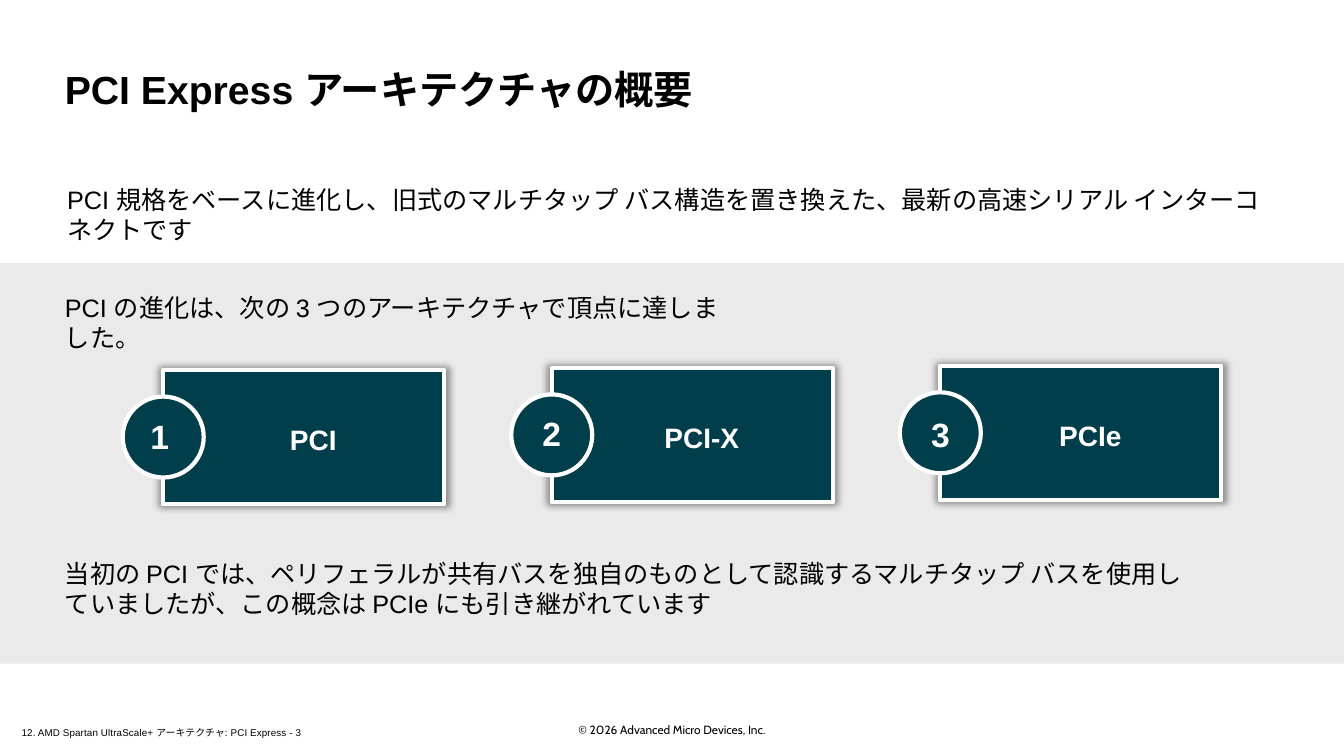
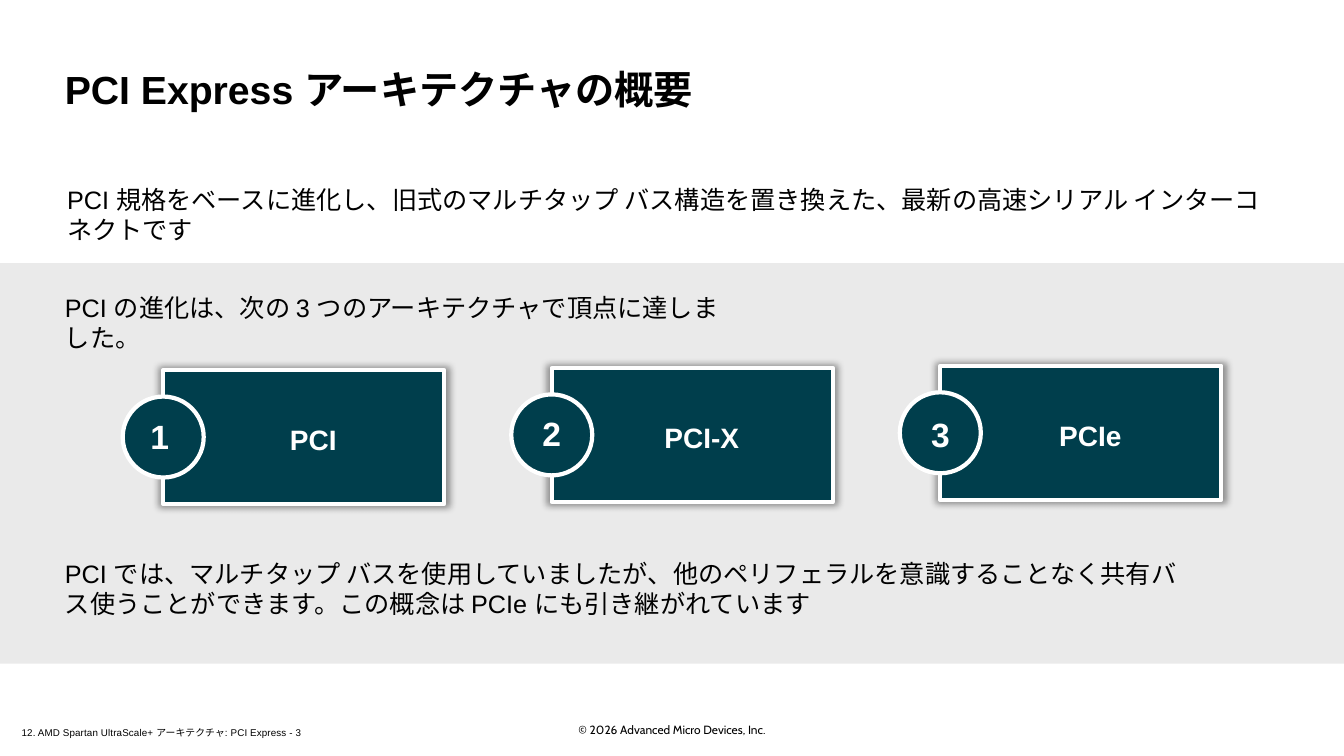
Before and after one commit to hdlabjk/spusp, a slide deck: slide 3 of doc/slides_docx/12. AMD Spartan UltraScale+ Architecture PCI Express_ILT_translated_ja.pptx. Drawn at 1344x756 pixels with LibreOffice and Linux fonts; fonts in the diff are those of the drawing; background and template pictures are left out. Boxes give left, top, right and bottom in pixels: in the first picture for what was removed or moved away, otherwise in the second. Text is boxed around its words. In the diff, an @@ line names an element or a change of style, - is before the commit and + after.

```diff
--- a/doc/slides_docx/12. AMD Spartan UltraScale+ Architecture PCI Express_ILT_translated_ja.pptx
+++ b/doc/slides_docx/12. AMD Spartan UltraScale+ Architecture PCI Express_ILT_translated_ja.pptx
@@ text at [65, 562, 1176, 615]: text changed @@
-当初の PCI では、ペリフェラルが共有バスを独自のものとして認識するマルチタップ バスを使用していましたが、この概念は PCIe にも引き継がれています
+PCI では、マルチタップ バスを使用していましたが、他のペリフェラルを意識することなく共有バス使うことができます。この概念は PCIe にも引き継がれています
```
Also in this commit, not shown: 12 other slides changed, 10 other files.
